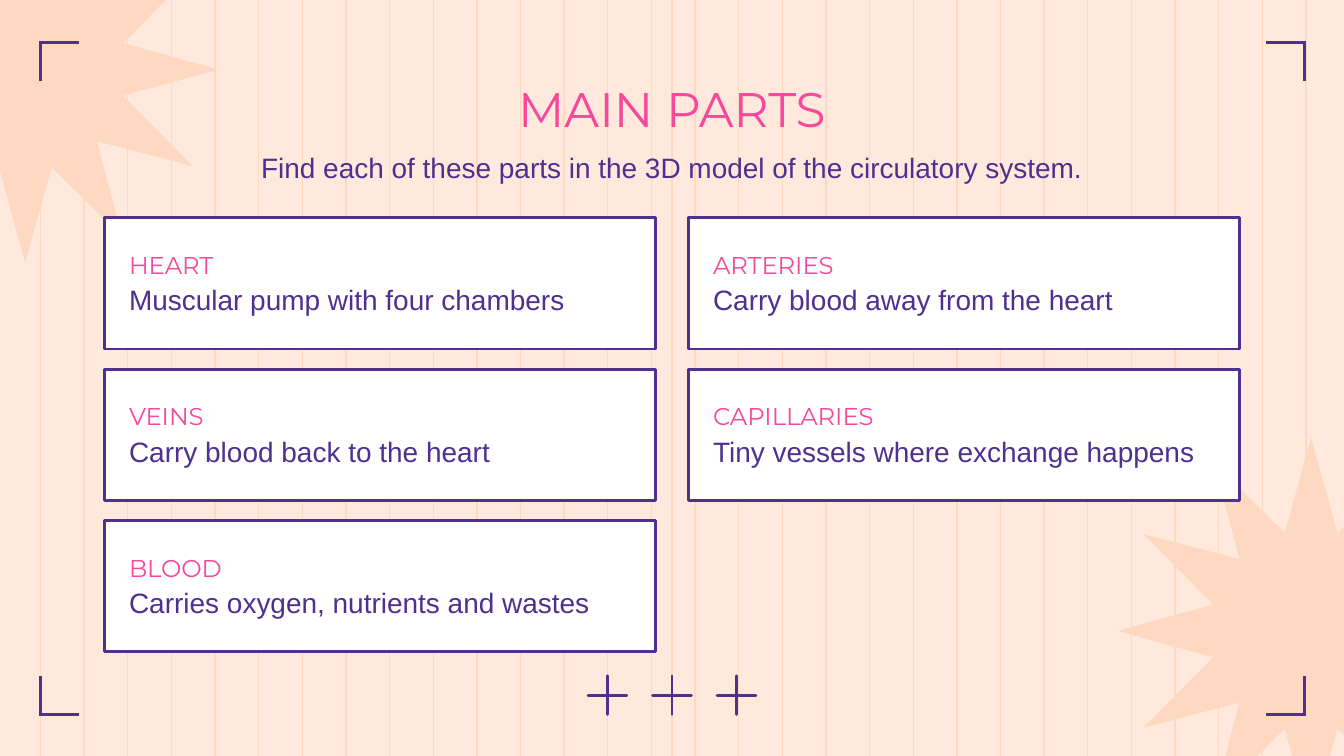
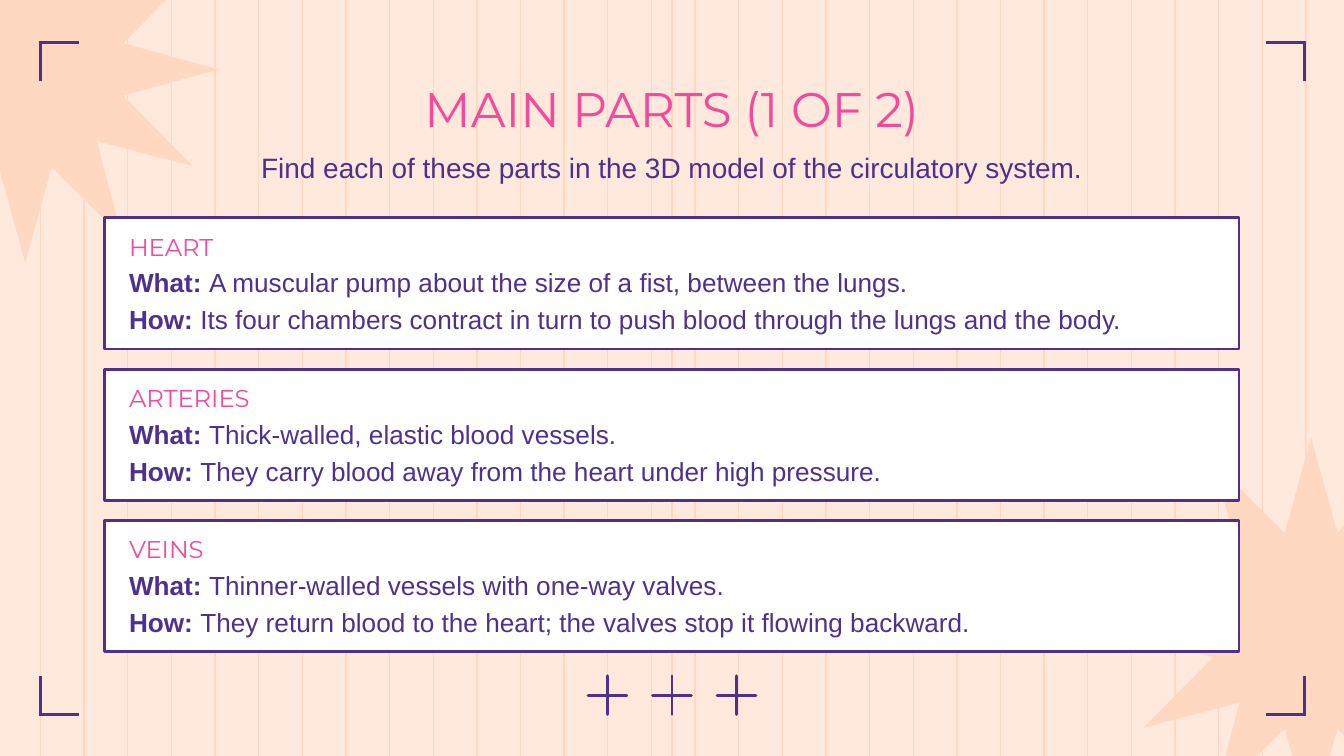
Before and after one commit to Ezkiel2004/Anthropotomy, a slide deck: slide 6 of docs/body-systems/circulatory-system.pptx. Drawn at 1344x756 pixels with LibreOffice and Linux fonts; fonts in the diff are those of the drawing. Boxes give left, top, right and bottom in pixels: in the first picture for what was removed or moved away, otherwise in the second. Text is boxed around its words. In the diff, an @@ line names an element or a change of style, - is before the commit and + after.

```diff
--- a/docs/body-systems/circulatory-system.pptx
+++ b/docs/body-systems/circulatory-system.pptx
@@ title at [424,91,919,137]: text changed @@
-MAIN PARTS
+MAIN PARTS (1 OF 2)
@@ rectangle: place and size @@
-rectangle at [105,218,655,349]
+rectangle at [105,218,1239,349]
@@ text at [129,239,213,256]: more space between paragraphs @@
@@ text at [129,273,1120,335]: text changed; size 15 to 14 pt @@
-Muscular pump with four chambers
+What: A muscular pump about the size of a fist, between the lungs.
+How: Its four chambers contract in turn to push blood through the lungs and the body.
@@ rectangle: place and size @@
-rectangle at [688,218,1238,349]
+rectangle at [105,370,1239,501]
@@ text "ARTERIES": place and size @@
-text "ARTERIES" at [713,257,1113,316]
+text "ARTERIES" at [129,390,881,486]
@@ rectangle removed at [688,370,1238,501] @@
@@ text at [129,390,250,407]: more space between paragraphs @@
@@ text removed at [713,408,1194,467] @@
-CAPILLARIES
-Tiny vessels where exchange happens
@@ text at [129,425,881,486]: text changed; size 15 to 14 pt @@
-Carry blood away from the heart
+What: Thick-walled, elastic blood vessels.
+How: They carry blood away from the heart under high pressure.
@@ rectangle: place and size @@
-rectangle at [105,370,655,501]
+rectangle at [105,520,1239,652]
@@ rectangle removed at [105,520,655,652] @@
@@ text "VEINS": place and size @@
-text "VEINS" at [129,408,490,467]
+text "VEINS" at [129,541,969,638]
@@ text at [129,541,204,558]: more space between paragraphs @@
@@ text removed at [129,560,589,618] @@
-BLOOD
-Carries oxygen, nutrients and wastes
@@ text at [129,576,969,638]: text changed; size 15 to 14 pt @@
-Carry blood back to the heart
+What: Thinner-walled vessels with one-way valves.
+How: They return blood to the heart; the valves stop it flowing backward.
```
Also in this commit, not shown: 4 other slides changed, 1 slide added, 9 other files.
